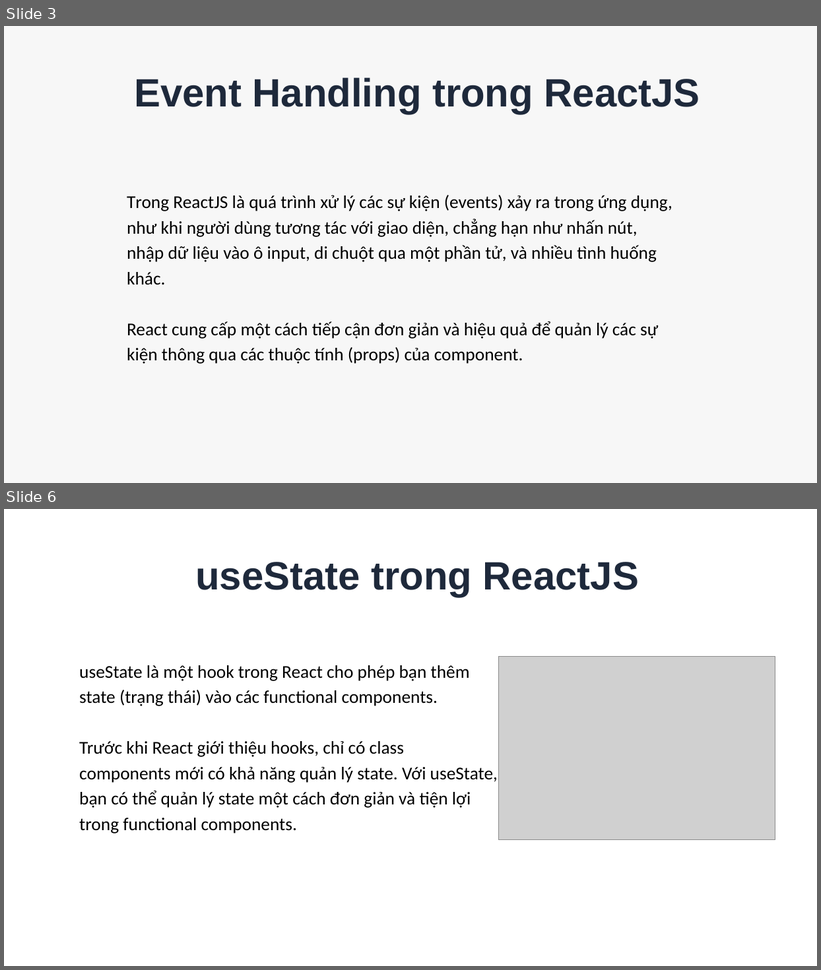
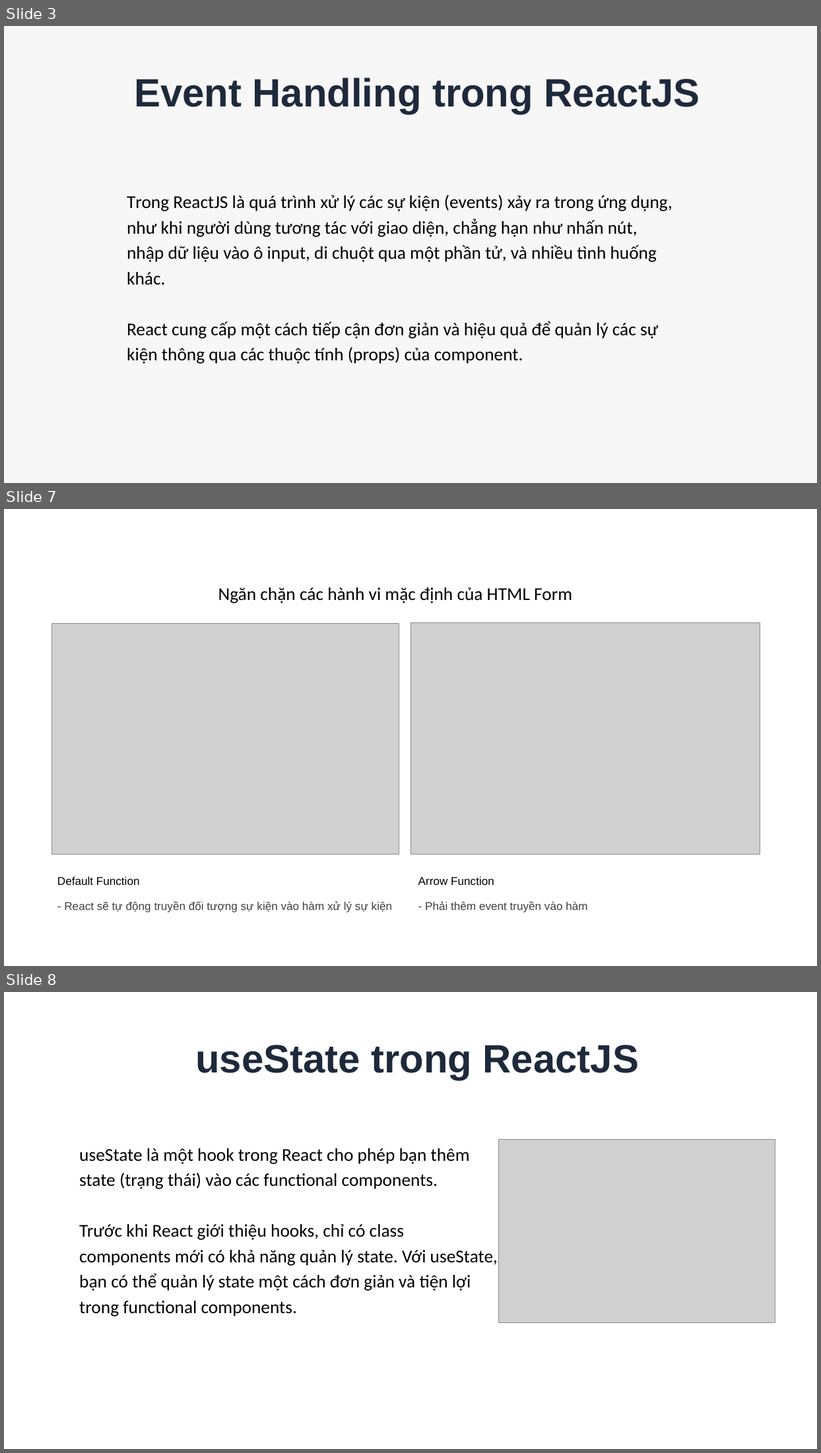
Before and after one commit to trongandev/tai-lieu-day-reactjs-tdsv, a slide deck: giao-an/buoi5/BUỔI 5 USESTATE & EVENT HANDLING.pptx. Shown one above the other, each under a label of ours: slides 3 and 6 before the commit, slides 3, 7 and 8 after it; the slides between them are not shown. The pictures are 821x970 and 821x1453 pixels, drawn with LibreOffice and Linux fonts; fonts in the diff are those of the drawing; grey boxes stand for pictures. Boxes give left, top, right and bottom in pixels: in the first picture for what was removed or moved away, otherwise in the second. Text is boxed around its words. In the diff, an @@ line names an element or a change of style, - is before the commit and + after.

```diff
--- a/giao-an/buoi5/BUỔI 5 USESTATE & EVENT HANDLING.pptx
+++ b/giao-an/buoi5/BUỔI 5 USESTATE & EVENT HANDLING.pptx
@@ slide 7 added at (4,509,817,966), background #FFFFFF @@
@@ text added at (218,588,572,603), 32 pt, text #000000 @@
+  Ngăn chặn các hành vi mặc định của HTML Form
@@ picture added at (52,624,399,854) @@
@@ picture added at (411,623,760,854) @@
@@ text added at (57,877,392,913), 20 pt, text #404040 @@
+  Default Function
+  - React sẽ tự động truyền đối tượng sự kiện vào hàm xử lý sự kiện
@@ text added at (418,877,587,913), 20 pt, text #404040 @@
+  Arrow Function
+  - Phải thêm event truyền vào hàm
@@ what was slide 6 is now slide 8 @@
```
Also in this commit, not shown: 2 slides changed, 2 other slides added, 2 slides removed, 55 other files.
